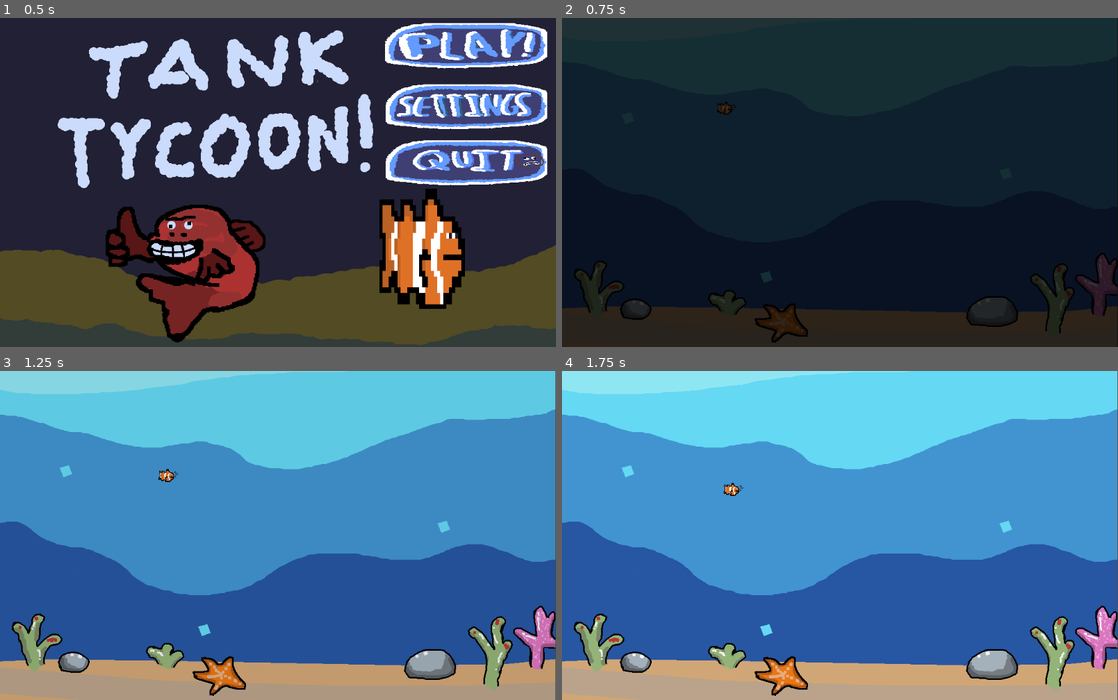
Above: before the commit, frames 1-4 (two rows, left to right).
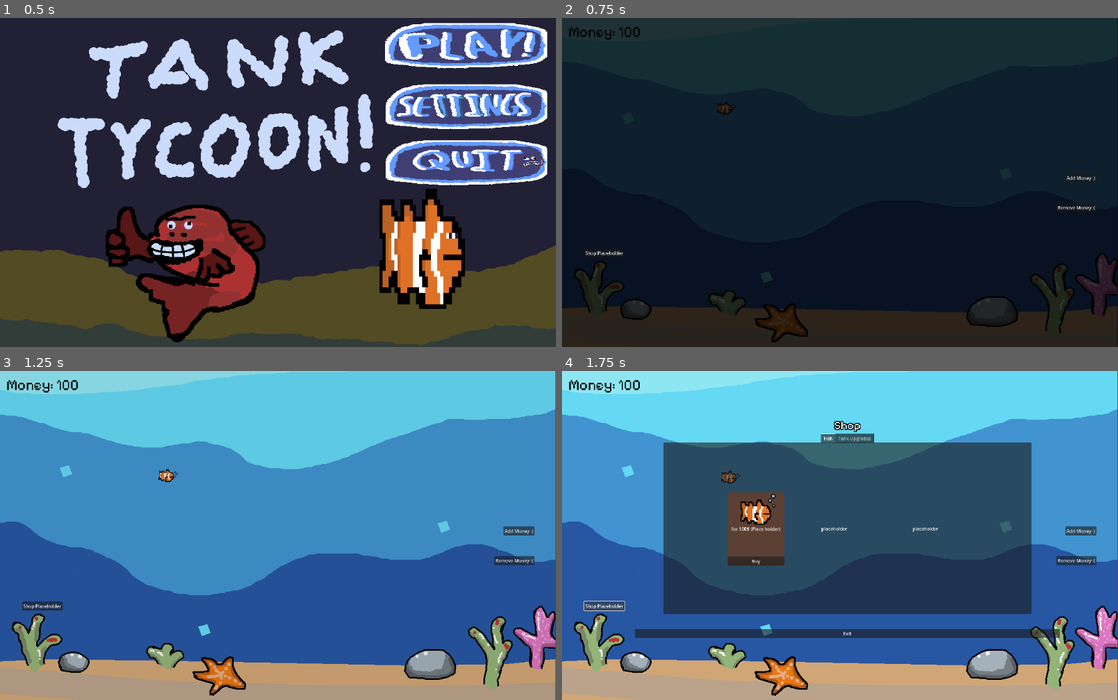
Above: after the commit, the same moments.

Repository: Nathan-Kimm/Tank-Tycoon
Game: Godot game, scene res://Menu Screen/menu.tscn
The game is run twice, just before and just after one commit, with the same random seed, the same clock (stepped at 60 frames per second) and the same inputs.
Inputs (mouse positions are in pixels of both pictures, inside the frame that each line leads up to):
- Up to frame 1 (0.5 s): no input
- Up to frame 2 (0.75 s): click (1034, 50) at 0.5 s
- Up to frame 3 (1.25 s): no input
- Up to frame 4 (1.75 s): click (606, 604) at 1.25 s, where only the run after the commit has a clickable "Shop Placeholder"

Frame 1 is identical in both runs. In frame 2, 0.3% of the frame differs, in the area x 1-96%, y 2-73%; in frame 3, 0.7%; in frame 4, 38%, in the area x 1-97%, y 2-82%.

Commit message:
Added shop

Diff:
--- /dev/null
+++ b/Global.gd
@@ -0,0 +1,3 @@
+extends Node
+
+var money = 100
--- /dev/null
+++ b/Main Tank/Fish Panels/ClownfishPanel.gd
@@ -0,0 +1,18 @@
+extends Control
+var ClownFish = preload ("res://Fish/Clownfish/clownfish.tscn")
+var tank
+# Called when the node enters the scene tree for the first time.
+func _ready():
+	pass
+
+# Called every frame. 'delta' is the elapsed time since the previous frame.
+func _process(delta):
+	pass
+
+func _on_tank_ready(tank_node):
+	tank = tank_node
+
+func _on_button_pressed():
+	var c = ClownFish.instantiate()
+	c.position = Vector2(-504, -295)
+	tank.add_child(c)
--- /dev/null
+++ b/Main Tank/Fish Panels/ClownfishPanel.tscn
@@ -0,0 +1,64 @@
+[gd_scene load_steps=5 format=3 uid="uid://cqxj14uose2q0"]
+
+[ext_resource type="Script" path="res://Main Tank/Fish Panels/ClownfishPanel.gd" id="1_f21nv"]
+[ext_resource type="Texture2D" uid="uid://bcy770c8codv5" path="res://Fish/Clownfish/enlarged_clownfish_sprite_sheet.png" id="2_0v33t"]
+
+[sub_resource type="AtlasTexture" id="AtlasTexture_8xt3x"]
+atlas = ExtResource("2_0v33t")
+region = Rect2(0, 0, 1080, 640)
+
+[sub_resource type="SpriteFrames" id="SpriteFrames_pegxr"]
+animations = [{
+"frames": [{
+"duration": 1.0,
+"texture": SubResource("AtlasTexture_8xt3x")
+}],
+"loop": true,
+"name": &"default",
+"speed": 5.0
+}]
+
+[node name="Control" type="Control"]
+layout_mode = 3
+anchors_preset = 15
+anchor_right = 1.0
+anchor_bottom = 1.0
+grow_horizontal = 2
+grow_vertical = 2
+script = ExtResource("1_f21nv")
+
+[node name="MarginContainer" type="MarginContainer" parent="."]
+layout_mode = 1
+anchors_preset = 8
+anchor_left = 0.5
+anchor_top = 0.5
+anchor_right = 0.5
+anchor_bottom = 0.5
+offset_left = -100.0
+offset_top = -125.0
+offset_right = 100.0
+offset_bottom = 125.0
+grow_horizontal = 2
+grow_vertical = 2
+
+[node name="ColorRect" type="ColorRect" parent="MarginContainer"]
+layout_mode = 2
+color = Color(0.360784, 0.25098, 0.2, 1)
+
+[node name="AnimatedSprite2D" type="AnimatedSprite2D" parent="MarginContainer"]
+position = Vector2(101, 69)
+scale = Vector2(0.2, 0.2)
+sprite_frames = SubResource("SpriteFrames_pegxr")
+
+[node name="Button" type="Button" parent="MarginContainer"]
+layout_mode = 2
+size_flags_vertical = 8
+text = "Buy
+"
+
+[node name="Label" type="Label" parent="MarginContainer"]
+layout_mode = 2
+size_flags_horizontal = 4
+text = "for 100$ (Place holder)"
+
+[connection signal="pressed" from="MarginContainer/Button" to="." method="_on_button_pressed"]
--- /dev/null
+++ b/Main Tank/Money Counter.gd
@@ -0,0 +1,11 @@
+extends Label
+
+
+# Called when the node enters the scene tree for the first time.
+func _ready():
+	pass # Replace with function body.
+
+
+# Called every frame. 'delta' is the elapsed time since the previous frame.
+func _process(delta):
+	text = str("Money: " + str(Global.money))
--- /dev/null
+++ b/Main Tank/Shop/shop.gd
@@ -0,0 +1,18 @@
+extends Control
+
+@onready var button = $MarginContainer/VBoxContainer/Button
+@onready var shop = $"."
+
+# Called when the node enters the scene tree for the first time.
+func _ready():
+	pass # Replace with function body.
+
+
+# Called every frame. 'delta' is the elapsed time since the previous frame.
+func _process(delta):
+	pass
+
+
+func _on_button_pressed():
+	shop.hide()
+	Engine.time_scale = 1
--- /dev/null
+++ b/Main Tank/Shop/shop.tscn
@@ -0,0 +1,47 @@
+[gd_scene load_steps=4 format=3 uid="uid://cimtibxicbj1m"]
+
+[ext_resource type="FontFile" uid="uid://c3ybg5gngxylr" path="res://Menu Screen/PixelifySans-Regular.ttf" id="1_af4gr"]
+[ext_resource type="Script" path="res://Main Tank/Shop/shop.gd" id="1_csjwa"]
+[ext_resource type="PackedScene" uid="uid://tjtvpv71oipy" path="res://Main Tank/Shop/shop_tab_container.tscn" id="3_yg1wc"]
+
+[node name="Shop" type="Control"]
+layout_mode = 3
+anchors_preset = 15
+anchor_right = 1.0
+anchor_bottom = 1.0
+grow_horizontal = 2
+grow_vertical = 2
+script = ExtResource("1_csjwa")
+
+[node name="MarginContainer" type="MarginContainer" parent="."]
+layout_mode = 1
+anchors_preset = 15
+anchor_right = 1.0
+anchor_bottom = 1.0
+grow_horizontal = 2
+grow_vertical = 2
+
+[node name="VBoxContainer" type="VBoxContainer" parent="MarginContainer"]
+layout_mode = 2
+theme_override_constants/separation = -48
+
+[node name="Label" type="Label" parent="MarginContainer/VBoxContainer"]
+layout_mode = 2
+theme_override_colors/font_outline_color = Color(0, 0, 0, 1)
+theme_override_constants/outline_size = 12
+theme_override_fonts/font = ExtResource("1_af4gr")
+theme_override_font_sizes/font_size = 40
+text = "Shop"
+horizontal_alignment = 1
+vertical_alignment = 1
+
+[node name="ShopTabContainer" parent="MarginContainer/VBoxContainer" instance=ExtResource("3_yg1wc")]
+layout_mode = 2
+size_flags_vertical = 3
+
+[node name="Button" type="Button" parent="MarginContainer/VBoxContainer"]
+layout_mode = 2
+size_flags_vertical = 8
+text = "Exit"
+
+[connection signal="pressed" from="MarginContainer/VBoxContainer/Button" to="." method="_on_button_pressed"]
--- /dev/null
+++ b/Main Tank/Shop/shop_tab_container.tscn
@@ -0,0 +1,84 @@
+[gd_scene load_steps=3 format=3 uid="uid://tjtvpv71oipy"]
+
+[ext_resource type="PackedScene" uid="uid://cqxj14uose2q0" path="res://Main Tank/Fish Panels/ClownfishPanel.tscn" id="1_wpnfw"]
+[ext_resource type="PackedScene" uid="uid://jd35rhfvi7tm" path="res://Main Tank/Tank Panels/SpeedUpgrade.tscn" id="2_yrbmi"]
+
+[node name="ShopTabContainer" type="Control"]
+layout_mode = 3
+anchors_preset = 15
+anchor_right = 1.0
+anchor_bottom = 1.0
+grow_horizontal = 2
+grow_vertical = 2
+
+[node name="TabContainer" type="TabContainer" parent="."]
+layout_mode = 1
+anchors_preset = -1
+anchor_right = 1.0
+anchor_bottom = 1.0
+offset_left = 100.0
+offset_top = 50.0
+offset_right = -100.0
+offset_bottom = -100.0
+grow_horizontal = 2
+grow_vertical = 2
+tab_alignment = 1
+
+[node name="Fish" type="TabBar" parent="TabContainer"]
+layout_mode = 2
+
+[node name="MarginContainer" type="MarginContainer" parent="TabContainer/Fish"]
+layout_mode = 1
+anchors_preset = 15
+anchor_right = 1.0
+anchor_bottom = 1.0
+grow_horizontal = 2
+grow_vertical = 2
+
+[node name="HBoxContainer" type="HBoxContainer" parent="TabContainer/Fish/MarginContainer"]
+layout_mode = 2
+theme_override_constants/separation = 230
+alignment = 1
+
+[node name="Clownfish" parent="TabContainer/Fish/MarginContainer/HBoxContainer" instance=ExtResource("1_wpnfw")]
+layout_mode = 2
+
+[node name="Label4" type="Label" parent="TabContainer/Fish/MarginContainer/HBoxContainer"]
+layout_mode = 2
+text = "placeholder"
+
+[node name="Label5" type="Label" parent="TabContainer/Fish/MarginContainer/HBoxContainer"]
+layout_mode = 2
+text = "placeholder"
+
+[node name="Tank Upgrades" type="TabBar" parent="TabContainer"]
+layout_mode = 2
+
+[node name="MarginContainer" type="MarginContainer" parent="TabContainer/Tank Upgrades"]
+layout_mode = 1
+anchors_preset = 15
+anchor_right = 1.0
+anchor_bottom = 1.0
+grow_horizontal = 2
+grow_vertical = 2
+
+[node name="HBoxContainer" type="HBoxContainer" parent="TabContainer/Tank Upgrades/MarginContainer"]
+layout_mode = 2
+theme_override_constants/separation = 230
+alignment = 1
+
+[node name="Speed" parent="TabContainer/Tank Upgrades/MarginContainer/HBoxContainer" instance=ExtResource("2_yrbmi")]
+layout_mode = 2
+
+[node name="Label" type="Label" parent="TabContainer/Tank Upgrades/MarginContainer/HBoxContainer"]
+layout_mode = 2
+text = "tank placeholder
+"
+
+[node name="Label2" type="Label" parent="TabContainer/Tank Upgrades/MarginContainer/HBoxContainer"]
+layout_mode = 2
+text = "placeholder"
+
+[node name="Label3" type="Label" parent="TabContainer/Tank Upgrades/MarginContainer/HBoxContainer"]
+layout_mode = 2
+text = "placeholder"
--- /dev/null
+++ b/Main Tank/Tank Panels/SpeedUpgrade.gd
@@ -0,0 +1,11 @@
+extends Control
+
+
+# Called when the node enters the scene tree for the first time.
+func _ready():
+	pass # Replace with function body.
+
+
+# Called every frame. 'delta' is the elapsed time since the previous frame.
+func _process(delta):
+	pass
--- /dev/null
+++ b/Main Tank/Tank Panels/SpeedUpgrade.tscn
@@ -0,0 +1,64 @@
+[gd_scene load_steps=5 format=3 uid="uid://jd35rhfvi7tm"]
+
+[ext_resource type="Script" path="res://Main Tank/Tank Panels/SpeedUpgrade.gd" id="1_ma2ld"]
+[ext_resource type="Texture2D" uid="uid://bcy770c8codv5" path="res://Fish/Clownfish/enlarged_clownfish_sprite_sheet.png" id="2_1bf22"]
+
+[sub_resource type="AtlasTexture" id="AtlasTexture_8xt3x"]
+atlas = ExtResource("2_1bf22")
+region = Rect2(0, 0, 1080, 640)
+
+[sub_resource type="SpriteFrames" id="SpriteFrames_pegxr"]
+animations = [{
+"frames": [{
+"duration": 1.0,
+"texture": SubResource("AtlasTexture_8xt3x")
+}],
+"loop": true,
+"name": &"default",
+"speed": 5.0
+}]
+
+[node name="Control" type="Control"]
+layout_mode = 3
+anchors_preset = 15
+anchor_right = 1.0
+anchor_bottom = 1.0
+grow_horizontal = 2
+grow_vertical = 2
+script = ExtResource("1_ma2ld")
+
+[node name="MarginContainer" type="MarginContainer" parent="."]
+layout_mode = 1
+anchors_preset = 8
+anchor_left = 0.5
+anchor_top = 0.5
+anchor_right = 0.5
+anchor_bottom = 0.5
+offset_left = -100.0
+offset_top = -125.0
+offset_right = 100.0
+offset_bottom = 125.0
+grow_horizontal = 2
+grow_vertical = 2
+
+[node name="ColorRect" type="ColorRect" parent="MarginContainer"]
+layout_mode = 2
+color = Color(0.360784, 0.25098, 0.2, 1)
+
+[node name="AnimatedSprite2D" type="AnimatedSprite2D" parent="MarginContainer"]
+position = Vector2(101, 69)
+scale = Vector2(0.2, 0.2)
+sprite_frames = SubResource("SpriteFrames_pegxr")
+
+[node name="Button" type="Button" parent="MarginContainer"]
+layout_mode = 2
+size_flags_vertical = 8
+text = "Buy
+"
+
+[node name="Label" type="Label" parent="MarginContainer"]
+layout_mode = 2
+size_flags_horizontal = 4
+text = "Speed Placeholder"
+
+[connection signal="pressed" from="MarginContainer/Button" to="." method="_on_button_pressed"]
--- a/Main Tank/tank.gd
+++ b/Main Tank/tank.gd
@@ -2,11 +2,17 @@
 
 @onready var scene_transition_animation = $SceneTransitionAnimation/AnimationPlayer
 @onready var pause_menu = $PauseMenu
+@onready var shop_button = $ShopButton
+@onready var shop = $MarginContainer/Shop
+
+
 var paused = false
+var shopMenu = false
 
 # Called when the node enters the scene tree for the first time.
 func _ready():
 	pause_menu.hide()
+	shop.hide()
 	scene_transition_animation.get_parent().get_node("ColorRect").color.a = 255
 	scene_transition_animation.play("fade_out")
 
@@ -14,6 +20,7 @@
 # Called every frame. 'delta' is the elapsed time since the previous frame.
 func _process(delta):
 	if Input.is_action_just_pressed("pause"):
+
 		pauseMenu()
 
 func pauseMenu():
@@ -25,3 +32,20 @@
 		Engine.time_scale = 0
 
 	paused = !paused
+
+
+func _on_shop_button_pressed():
+	if shopMenu:
+		shop.hide()
+		Engine.time_scale = 1
+	else:
+		shop.show()
+		Engine.time_scale = 0
+		shopMenu = false
+
+
+func _on_test_button_pressed():
+	Global.money += 1
+
+func _on_remove_money_test_pressed():
+	Global.money -= 1
--- a/Main Tank/tank.tscn
+++ b/Main Tank/tank.tscn
@@ -1,10 +1,13 @@
-[gd_scene load_steps=6 format=3 uid="uid://hpof4qwtolnk"]
+[gd_scene load_steps=9 format=3 uid="uid://hpof4qwtolnk"]
 
 [ext_resource type="Script" path="res://Main Tank/tank.gd" id="1_q4j6a"]
 [ext_resource type="Texture2D" uid="uid://cbwe5otcm730q" path="res://Main Tank/background.png" id="2_1ccqy"]
 [ext_resource type="PackedScene" uid="uid://bpwjk8d1l3ugi" path="res://Fish/Clownfish/clownfish.tscn" id="3_fxqdk"]
 [ext_resource type="PackedScene" uid="uid://bdntpxpnv1b5f" path="res://Menu Screen/scene_transition_animation.tscn" id="4_gy8y7"]
 [ext_resource type="PackedScene" uid="uid://bjyn77ccc1jsn" path="res://Menu Screen/pause_menu.tscn" id="5_sncyn"]
+[ext_resource type="PackedScene" uid="uid://cimtibxicbj1m" path="res://Main Tank/Shop/shop.tscn" id="6_4gtmg"]
+[ext_resource type="FontFile" uid="uid://c3ybg5gngxylr" path="res://Menu Screen/PixelifySans-Regular.ttf" id="7_c6fqm"]
+[ext_resource type="Script" path="res://Main Tank/Money Counter.gd" id="8_g2mhf"]
 
 [node name="Tank" type="Node2D"]
 position = Vector2(-603, -588)
@@ -43,3 +46,79 @@
 anchor_bottom = 0.5
 
 [node name="Timer" type="Timer" parent="."]
+
+[node name="ShopButton" type="Button" parent="."]
+anchors_preset = 2
+anchor_top = 1.0
+anchor_bottom = 1.0
+offset_left = -900.0
+offset_top = 225.0
+offset_right = -757.0
+offset_bottom = 256.0
+grow_vertical = 0
+size_flags_horizontal = 0
+text = "Shop Placeholder
+"
+
+[node name="MarginContainer" type="MarginContainer" parent="."]
+anchors_preset = 15
+anchor_right = 1.0
+anchor_bottom = 1.0
+offset_left = -720.0
+offset_top = -400.0
+offset_right = 780.0
+offset_bottom = 350.0
+grow_horizontal = 2
+grow_vertical = 2
+size_flags_horizontal = 4
+size_flags_vertical = 4
+
+[node name="Shop" parent="MarginContainer" instance=ExtResource("6_4gtmg")]
+visible = false
+layout_mode = 2
+
+[node name="Money Counter" type="Label" parent="."]
+offset_left = -955.0
+offset_top = -544.0
+offset_right = -915.0
+offset_bottom = -521.0
+theme_override_colors/font_color = Color(0, 0, 0, 1)
+theme_override_fonts/font = ExtResource("7_c6fqm")
+theme_override_font_sizes/font_size = 50
+text = "hello"
+script = ExtResource("8_g2mhf")
+
+[node name="TestButton" type="Button" parent="."]
+anchors_preset = 3
+anchor_left = 1.0
+anchor_top = 1.0
+anchor_right = 1.0
+anchor_bottom = 1.0
+offset_left = 800.0
+offset_top = -31.0
+offset_right = 909.0
+grow_horizontal = 0
+grow_vertical = 0
+size_flags_horizontal = 8
+size_flags_vertical = 8
+text = "Add Money :)"
+
+[node name="RemoveMoneyTest" type="Button" parent="."]
+anchors_preset = 3
+anchor_left = 1.0
+anchor_top = 1.0
+anchor_right = 1.0
+anchor_bottom = 1.0
+offset_left = 768.0
+offset_top = 70.0
+offset_right = 909.0
+offset_bottom = 101.0
+grow_horizontal = 0
+grow_vertical = 0
+size_flags_horizontal = 8
+size_flags_vertical = 8
+text = "Remove Money :("
+
+[connection signal="pressed" from="ShopButton" to="." method="_on_shop_button_pressed"]
+[connection signal="pressed" from="TestButton" to="." method="_on_test_button_pressed"]
+[connection signal="pressed" from="RemoveMoneyTest" to="." method="_on_remove_money_test_pressed"]
--- a/project.godot
+++ b/project.godot
@@ -17,6 +17,7 @@
 [autoload]
 
 AudioStreamPlayer2d="*res://Menu Screen/audio_stream_player_2d.tscn"
+Global="*res://Global.gd"
 
 [display]
 
